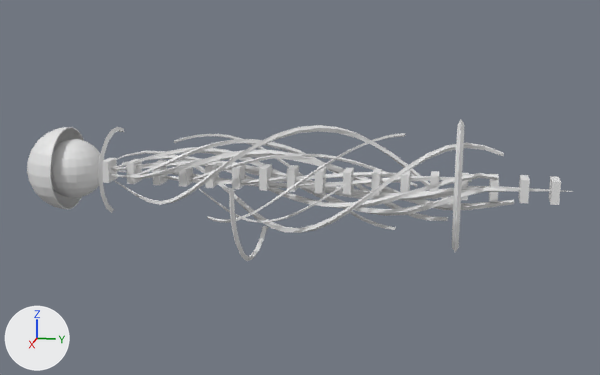
One commit to the OBJ model Assets/Models/UpperArm/bras_0013.obj: the scene before it, then after it.
One viewpoint serves both versions: a 50 mm lens placed at (1.227, 0.263, 0.293), pointed at (0.01, 0.02, -0.011). The lights are fixed; the arrows at lower left show +X, +Y and +Z. Where no turn or scale is listed for an object, it has been applied to the vertices. Vertices at the same position are counted once.

Names of what the first picture shows: 'bras_0013'.
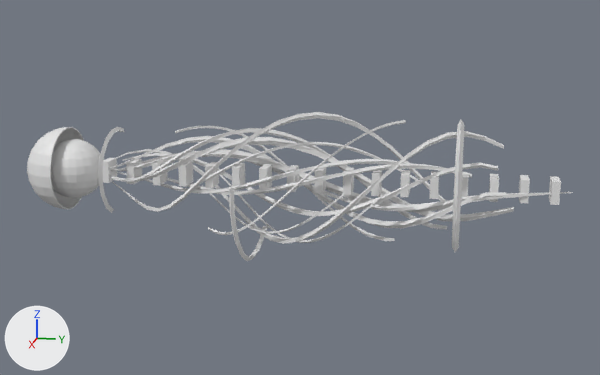
The change in detail:
me_bras_0013 is used by ob_bras_0013; location (0.0, 0.0, 0.0).
me_bras_0013 had 2152 vertices, 2151 faces and spanned x -0.103..0.135, y -0.437..0.421, z -0.131..0.101.
me_bras_0013 now has 2153 vertices, 2151 faces and spans x -0.103..0.135, y -0.437..0.421, z -0.131..0.103.
me_bras_0013 part 1: the loose piece of 98 vertices spanning x -0.069..0.081, y -0.145..0.155, z -0.08..0.014 is multiplied about the mesh origin by the matrix ((1.206, 0.006, 0.134), (0.0, 1.0, 0.0), (-0.132, -0.002, 1.215)).
me_bras_0013 part 2: the loose piece of 98 vertices spanning x -0.048..0.071, y -0.161..0.099, z -0.071..0.013 is multiplied about the mesh origin by the matrix ((1.2, 0.01, 0.184), (0.0, 1.0, 0.0), (-0.182, -0.004, 1.218)).
me_bras_0013 part 3: the loose piece of 98 vertices spanning x -0.007..0.076, y -0.13..0.177, z -0.071..0.076 is multiplied about the mesh origin by the matrix ((1.266, 0.001, 0.038), (0.0, 1.0, 0.0), (-0.039, 0.007, 1.255)).
me_bras_0013 part 4: the loose piece of 98 vertices spanning x -0.012..0.016, y -0.226..0.277, z -0.016..0.014 is rebuilt with 98 vertices and now spans x -0.021..0.031, y -0.226..0.277, z -0.029..0.031.
me_bras_0013 part 5: the loose piece of 98 vertices spanning x -0.009..0.016, y -0.29..0.192, z -0.013..0.016 is rebuilt with 98 vertices and now spans x -0.024..0.035, y -0.29..0.192, z -0.028..0.035.
me_bras_0013 part 6: the loose piece of 98 vertices spanning x -0.039..0.036, y -0.142..0.196, z -0.014..0.039 is rebuilt with 98 vertices and now spans x -0.057..0.055, y -0.142..0.196, z -0.01..0.058.
me_bras_0013 part 7: the loose piece of 98 vertices spanning x -0.083..0.079, y -0.353..0.256, z -0.047..0.083 is rebuilt with 98 vertices and now spans x -0.103..0.098, y -0.353..0.256, z -0.06..0.103.
me_bras_0013 part 8: the loose piece of 98 vertices spanning x -0.059..0.038, y -0.298..0.245, z -0.056..0.058 is rebuilt with 98 vertices and now spans x -0.076..0.054, y -0.298..0.245, z -0.07..0.076.
me_bras_0013 part 9: the loose piece of 98 vertices spanning x -0.043..0.031, y -0.437..0.339, z -0.039..0.043 is rebuilt with 98 vertices and now spans x -0.043..0.032, y -0.416..0.421, z -0.043..0.04.
me_bras_0013 part 10: the loose piece of 98 vertices spanning x -0.026..0.023, y -0.416..0.421, z -0.026..0.022 is rebuilt with 98 vertices and now spans x -0.042..0.025, y -0.243..0.195, z -0.042..0.035.
me_bras_0013 part 11: the loose piece of 98 vertices spanning x -0.049..0.042, y -0.337..0.326, z -0.05..0.04 is rebuilt with 98 vertices and now spans x -0.052..0.056, y -0.272..0.314, z -0.056..0.04.
me_bras_0013 part 12: the loose piece of 98 vertices spanning x -0.071..0.017, y -0.18..0.168, z -0.071..0.062 is rebuilt with 98 vertices and now spans x -0.088..0.032, y -0.18..0.168, z -0.088..0.073.
me_bras_0013 part 13: the loose piece of 98 vertices spanning x -0.041..0.04, y -0.272..0.314, z -0.042..0.025 is rebuilt with 98 vertices and now spans x -0.063..0.046, y -0.437..0.339, z -0.057..0.063.
me_bras_0013 part 14: the loose piece of 98 vertices spanning x -0.072..0.084, y -0.298..0.321, z -0.084..0.069 is rebuilt with 98 vertices and now spans x -0.082..0.1, y -0.298..0.321, z -0.101..0.086.
me_bras_0013 part 15: a new loose piece of 98 vertices spanning x -0.069..0.055, y -0.337..0.326, z -0.068..0.058.
me_bras_0013 part 16: the loose piece of 98 vertices spanning x -0.022..0.012, y -0.243..0.195, z -0.022..0.019 is deleted.

What differs and where, as boxes [x1, y1, x2, y2] in the pictures (600 x 375 px; the box of a moved part takes in the faces that stretch with it):
'bras_0013', reshaped: before [27, 119, 573, 261]; after [27, 112, 573, 261]
part 1 of me_bras_0013, moved or reshaped: before [223, 184, 384, 217]; after [219, 174, 383, 243]
part 2 of me_bras_0013, moved or reshaped: before [199, 183, 346, 223]; after [202, 185, 344, 234]
part 3 of me_bras_0013, moved or reshaped: before [207, 133, 405, 223]; after [208, 120, 406, 235]
part 4 of me_bras_0013, rebuilt: before [172, 172, 472, 188]; after [166, 164, 472, 195]
part 5 of me_bras_0013, rebuilt (133% taller): before [113, 170, 414, 184]; after [114, 159, 411, 193]
part 6 of me_bras_0013, rebuilt (31% taller): before [193, 153, 417, 187]; after [190, 142, 418, 187]
part 7 of me_bras_0013, rebuilt (26% taller): before [113, 125, 453, 204]; after [112, 112, 453, 212]
part 8 of me_bras_0013, rebuilt (24% taller): before [110, 139, 448, 221]; after [110, 128, 447, 230]
part 9 of me_bras_0013, rebuilt (15% wider): before [111, 150, 514, 210]; after [111, 149, 573, 212]
part 10 of me_bras_0013, rebuilt: before [112, 160, 573, 200]; after [137, 151, 414, 211]
part 11 of me_bras_0013, rebuilt (9% shorter): before [110, 147, 506, 216]; after [123, 153, 498, 216]
part 12 of me_bras_0013, rebuilt (20% taller): before [174, 134, 396, 230]; after [175, 126, 394, 241]
part 13 of me_bras_0013, rebuilt: before [122, 155, 498, 208]; after [110, 137, 514, 221]
part 14 of me_bras_0013, rebuilt (24% taller): before [114, 142, 504, 233]; after [114, 131, 504, 244]
part 15 of me_bras_0013, added: after [109, 136, 506, 228]
part 16 of me_bras_0013, deleted: before [138, 162, 383, 193]
